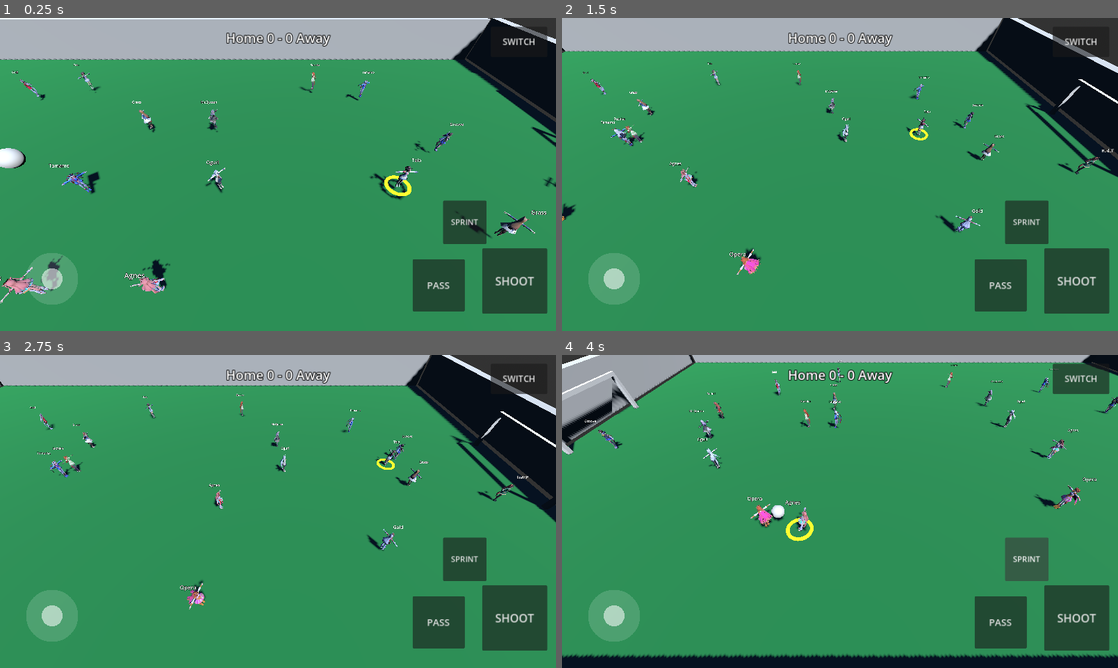
Above: before the commit, frames 1-4 (two rows, left to right).
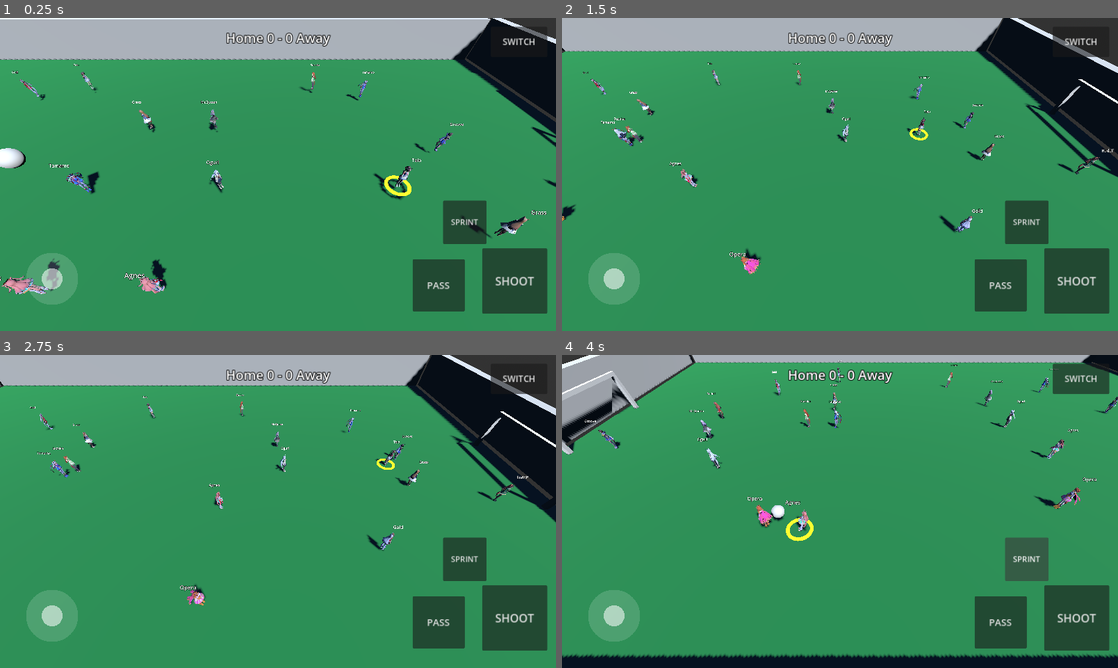
Above: after the commit, the same moments.

Repository: raymond12332122/Uma-soccer
Game: Godot game, scene res://scenes/Main.tscn
Same seed, same stepped clock (60 frames per second), same inputs: the game is played once before the commit and once after it.
Inputs (mouse positions are in pixels of both pictures, inside the frame that each line leads up to):
- Up to frame 1 (0.25 s): no input
- Up to frame 2 (1.5 s): drag from (612, 277) to (895, 105) at 0.52 s; drag from (728, 190) to (812, 237) at 1.27 s
- Up to frame 3 (2.75 s): move the mouse to (333, 442) at 2.02 s; hold D from 2.03 s (still down); hold Shift from 2.03 s (still down)
- Up to frame 4 (4 s): release D at 2.75 s; release Shift at 2.75 s; drag from (812, 574) to (673, 464) at 2.77 s; move the mouse to (1006, 558) at 3.52 s; hold A from 3.53 s (still down); hold Tab from 3.53 s (still down); tap Space at 3.77 s

The runs differ from the first frame. In frame 1, 0.3% of the frame differs, in the area x 0-100%, y 17-92%; in frame 2, 0.2%; in frame 3, 0.2%; in frame 4, 0.2%.

Commit message:
Fix T-pose: bring the upper arms down to a relaxed hang
Every currently-integrated character model ships in its raw bind pose
(arms straight out horizontally, classic T-pose) with zero animation
clips, so on the no-real-clips procedural fallback path every character
stood/ran around looking like a floating cross. Scoped narrowly per the
brief: fix only the T-pose so the 11v11 match is readable and playable
to evaluate; field/stands/UI/stadium/lighting/art direction untouched,
no walk/run gait animation added (deferred to the later dedicated visual
pass).

Inspected the actual rig via a headless bone-dump probe rather than
guessing: all 11 models share one consistent rig/naming convention (same
asset pipeline), confirmed empirically -- every model's left upper arm
rest direction measured (0.9999, ~0, -0.0085), i.e. a near-perfect
horizontal T-pose, and legs are already in a natural standing pose at
rest (not spread), so only the arms needed correcting.

AnimationController._fix_tpose_arms() (called once per real-model visual
on the no-real-clips path, in _setup_real_model) rotates just the
upper-arm bone on each side (found by name via _find_bone_exact, which
requires the bone name's suffix after the prefix to be purely numeric --
several other real bones, e.g. "Wrist_L_IK_Handle_...", share the same
plain string prefix and would otherwise match ambiguously) from its
T-pose rest direction down to a relaxed-hang target direction via
Skeleton3D.set_bone_global_pose_override(). The shoulder joint's own
position never moves, only its orientation -- elbow/wrist/finger bones
are children with no override of their own, so they follow automatically
via normal skeleton hierarchy evaluation. One fixed target direction
generalizes across the whole roster with no per-character special-casing,
consistent with the existing CharacterRegistry pipeline's "one process,
zero gameplay-code changes per model" design.

Testing: added 22 assertions to character_pipeline_test.gd (2 per
model x 11 models) checking both the new t_pose_fixed diagnostic flag and
the actual posed arm-bone geometry (current pose direction, not rest, now
points mostly downward instead of horizontal). Re-ran the full 6-suite
regression battery -- 345 assertions total, all passing, zero
regressions. Verified visually, not just headlessly: ran the actual
rendered game (Xvfb + fluxbox + Mesa llvmpipe software rendering, via the
existing run-uma-soccer skill) and took real screenshots -- both a close
single-character view and the live 22-player match via tests/RunDriver.tscn
-- confirming characters now stand/move with arms at their sides instead
of the T-pose.

Co-Authored-By: Claude Sonnet 5 <noreply@anthropic.com>
Claude-Session: https://claude.ai/code/session_01SLps1Eon8JjMJvfKiHpi4p

Diff:
--- a/scripts/AnimationController.gd
+++ b/scripts/AnimationController.gd
@@ -70,6 +70,16 @@
 ## auto-fit scale was applied, in whatever units the source file used.
 var last_measured_height: float = 0.0
 
+## Diagnostic only (read by tests) -- true once _fix_tpose_arms() has run
+## for the current real-model visual (see _setup_real_model).
+var t_pose_fixed: bool = false
+
+## Relaxed-hang target direction for the upper arm bone, in skeleton-local
+## space (Y-up, confirmed empirically for every currently-integrated
+## model). X is mirrored per side; a small outward/forward bias keeps the
+## arm from clipping straight through the torso.
+const _TPOSE_UPPER_ARM_TARGET := Vector3(0.18, -1.0, 0.08)
+
 
 func set_visual(visual_id: String) -> void:
 	if _visual_root:
@@ -80,6 +90,7 @@
 	_action_clip_map.clear()
 	_pulse_kind = ""
 	_pulse_time = -1.0
+	t_pose_fixed = false
 
 	var scene: PackedScene = CharacterRegistry.get_scene(visual_id)
 	if scene:
@@ -257,6 +268,17 @@
 	else:
 		_build_clip_maps()
 
+	# Every currently-integrated model ships in a bind pose (T-pose: arms
+	# straight out horizontally) with zero animation clips, so without this
+	# every character would stand/run around looking like a floating cross.
+	# Only relevant on the no-real-clips path -- a model with real clips
+	# handles its own posing once played.
+	if _anim_player == null:
+		var skeleton: Skeleton3D = _find_skeleton(instance)
+		if skeleton:
+			_fix_tpose_arms(skeleton)
+			t_pose_fixed = true
+
 
 func _build_clip_maps() -> void:
 	for clip_name in _anim_player.get_animation_list():
@@ -285,6 +307,74 @@
 		if found:
 			return found
 	return null
+
+
+func _find_skeleton(node: Node) -> Skeleton3D:
+	if node is Skeleton3D:
+		return node
+	for child in node.get_children():
+		var found: Skeleton3D = _find_skeleton(child)
+		if found:
+			return found
+	return null
+
+
+## Rotates the upper-arm bone (only) on each side from its bind-pose
+## horizontal T-pose direction down to a relaxed hang. Deliberately the
+## *only* bone touched: rotating just the shoulder joint's own transform
+## carries the elbow/wrist/fingers (its children) rigidly along via normal
+## skeleton hierarchy evaluation -- no separate per-bone position/rotation
+## bookkeeping needed, and nothing to get out of sync. Every
+## currently-integrated model shares one rig convention (verified: same
+## bone names, same near-identical T-pose rest direction on all 11), so
+## one fixed target direction generalizes across the whole roster without
+## per-character special-casing.
+##
+## A static pose fix, not an animation -- legs are already in a natural
+## standing position at rest (not spread) and are left untouched. Full
+## walk/run gait animation is intentionally out of scope here; see the
+## README's Roadmap.
+func _fix_tpose_arms(skeleton: Skeleton3D) -> void:
+	_fix_upper_arm(skeleton, "Arm_L", Vector3(_TPOSE_UPPER_ARM_TARGET.x, _TPOSE_UPPER_ARM_TARGET.y, _TPOSE_UPPER_ARM_TARGET.z))
+	_fix_upper_arm(skeleton, "Arm_R", Vector3(-_TPOSE_UPPER_ARM_TARGET.x, _TPOSE_UPPER_ARM_TARGET.y, _TPOSE_UPPER_ARM_TARGET.z))
+
+
+func _fix_upper_arm(skeleton: Skeleton3D, bone_prefix: String, target_dir_local: Vector3) -> void:
+	var bone_idx: int = _find_bone_exact(skeleton, bone_prefix)
+	var child_idx: int = _find_bone_exact(skeleton, bone_prefix.replace("Arm_", "Elbow_"))
+	if bone_idx < 0 or child_idx < 0:
+		return
+
+	var self_rest: Transform3D = skeleton.get_bone_global_rest(bone_idx)
+	var child_rest: Transform3D = skeleton.get_bone_global_rest(child_idx)
+	var current_dir: Vector3 = child_rest.origin - self_rest.origin
+	if current_dir.length() < 0.001:
+		return
+
+	var delta_rotation := Quaternion(current_dir.normalized(), target_dir_local.normalized())
+	var new_basis: Basis = Basis(delta_rotation) * self_rest.basis
+	# The shoulder joint's own position never moves, only its orientation --
+	# children (elbow/wrist/fingers) automatically follow since they have
+	# no override of their own and inherit this bone's new global transform.
+	skeleton.set_bone_global_pose_override(bone_idx, Transform3D(new_basis, self_rest.origin), 1.0, true)
+
+
+## Exact-match bone lookup: skeleton bone names are "<prefix>_<numeric
+## suffix>" (e.g. "Arm_L_0267"), where the suffix varies per model/import
+## and isn't meaningful -- but several *other* real bones share the same
+## prefix as a plain string (e.g. "Wrist_L_IK_Handle_0302" also starts
+## with "Wrist_L_"), so a plain begins_with() would be ambiguous. Requiring
+## the remainder after "<prefix>_" to be purely numeric picks the actual
+## bone and rejects those IK/Handle helper bones.
+func _find_bone_exact(skeleton: Skeleton3D, prefix: String) -> int:
+	var want: String = prefix + "_"
+	for i in range(skeleton.get_bone_count()):
+		var bone_name: String = skeleton.get_bone_name(i)
+		if bone_name.begins_with(want):
+			var suffix: String = bone_name.substr(want.length())
+			if suffix.is_valid_int():
+				return i
+	return -1
 
 
 ## Bind-pose bounding-box height of every mesh under `root`, in the
--- a/tests/character_pipeline_test.gd
+++ b/tests/character_pipeline_test.gd
@@ -172,6 +172,21 @@
 		_check("'%s' has a Skeleton3D (skinned mesh imported correctly)" % visual_id, skeleton != null)
 		_check("'%s' skeleton has bones" % visual_id, skeleton != null and skeleton.get_bone_count() > 0)
 
+		# T-pose fix: every shipped model has zero animation clips (verified
+		# below), so without this the upper arms would sit in their bind-pose
+		# horizontal T-pose forever. Check both the diagnostic flag and the
+		# actual posed geometry -- the arm's *current* pose direction (not
+		# rest) must now point mostly downward, not sideways.
+		_check("'%s' AnimationController ran the T-pose arm fix" % visual_id, ac.t_pose_fixed)
+		if skeleton:
+			var arm_l_idx: int = ac._find_bone_exact(skeleton, "Arm_L")
+			var elbow_l_idx: int = ac._find_bone_exact(skeleton, "Elbow_L")
+			if arm_l_idx >= 0 and elbow_l_idx >= 0:
+				var arm_pos: Vector3 = skeleton.get_bone_global_pose(arm_l_idx).origin
+				var elbow_pos: Vector3 = skeleton.get_bone_global_pose(elbow_l_idx).origin
+				var posed_dir: Vector3 = (elbow_pos - arm_pos).normalized()
+				_check("'%s' left upper arm points mostly downward after the T-pose fix (not still horizontal)" % visual_id, posed_dir.y < -0.7)
+
 	for state in ["idle", "walk", "run", "sprint", "dribble"]:
 		ac.set_state(state)
 	for action in ["pass", "shoot", "celebration", "tackle"]:
Not shown, changed: README.md
